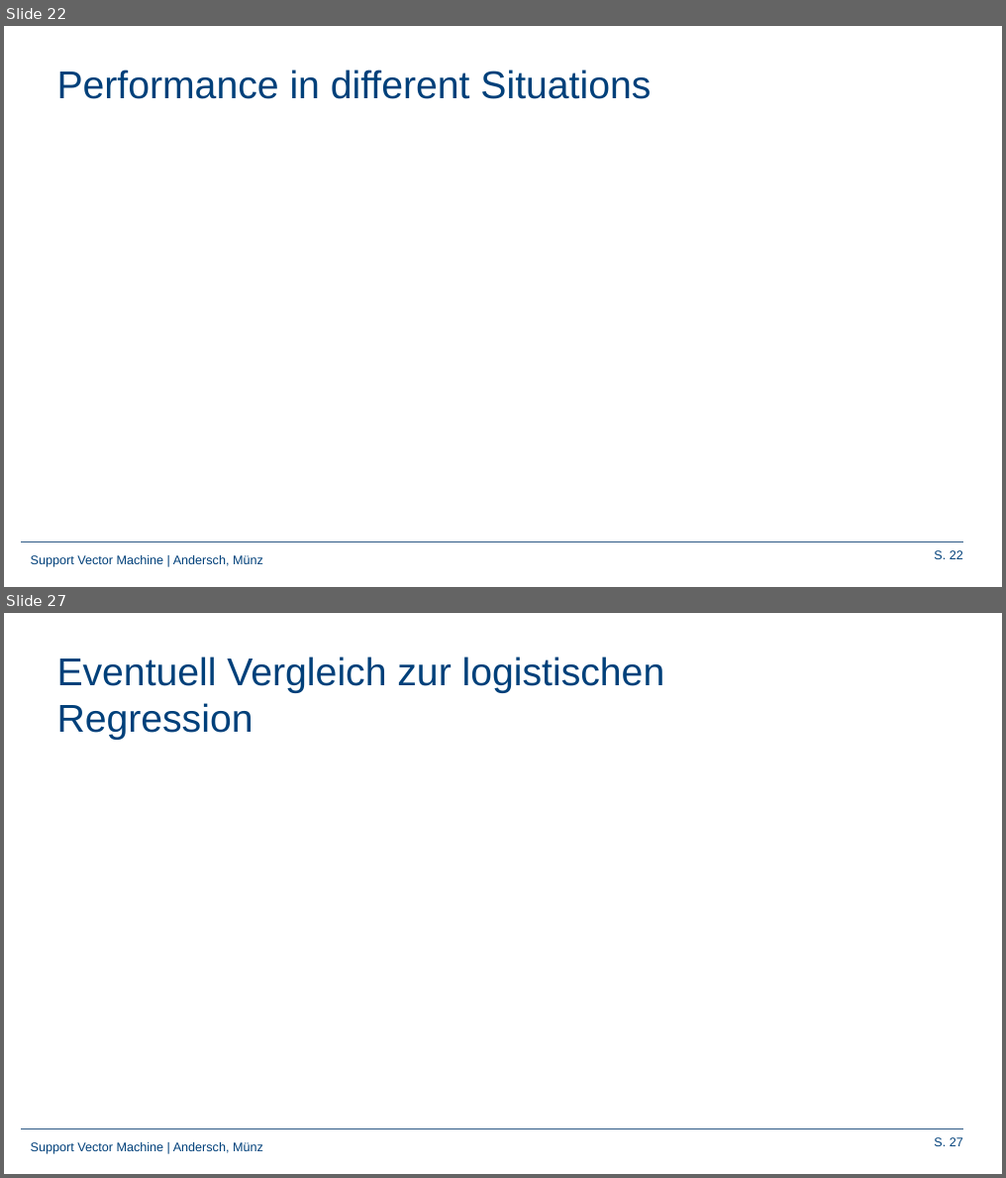
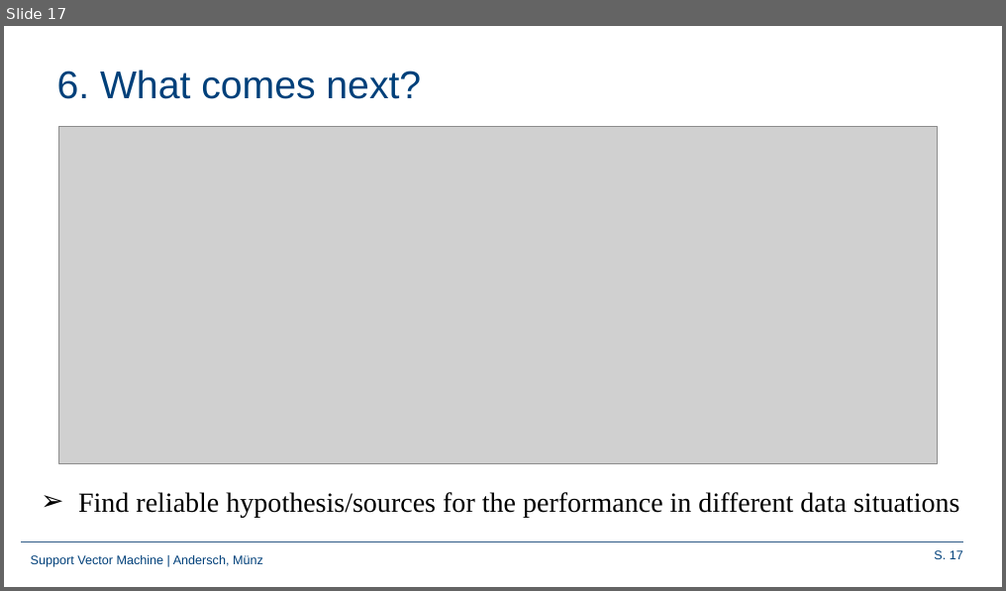
Before and after one commit to Frandersch/Statistical-Machine-Learning, a slide deck: Präsentation/Support Vector Machines.pptx. Shown one above the other, each under a label of ours: slides 22 and 27 before the commit, slide 17 after it; the slides between them are not shown. The pictures are 1006x1178 and 1006x591 pixels, drawn with LibreOffice and Linux fonts; fonts in the diff are those of the drawing; grey boxes stand for pictures; background and template pictures are left out. Boxes give left, top, right and bottom in pixels: in the first picture for what was removed or moved away, otherwise in the second. Text is boxed around its words. In the diff, an @@ line names an element or a change of style, - is before the commit and + after.

```diff
--- a/Präsentation/Support Vector Machines.pptx
+++ b/Präsentation/Support Vector Machines.pptx
@@ slide 27 removed at box(4, 613, 1002, 1174), background #FFFFFF; not listed: 3 template elements that a slide beside it also shows @@
@@ title removed at box(57, 657, 665, 740) @@
-Eventuell Vergleich zur logistischen Regression
@@ what was slide 22 is now slide 17 @@
@@ slide 17 changed as well @@
@@ title at box(57, 70, 421, 99): text changed @@
-Performance in different Situations
+6. What comes next?
@@ picture added at box(58, 127, 937, 465) @@
@@ text added at box(78, 492, 959, 517), 20 pt, text #000000 @@
+➢ Find reliable hypothesis/sources for the performance in different data situations
@@ page number at box(934, 551, 963, 560): text changed @@
-S. 22
+S. 17
```
Also in this commit, not shown: 13 other slides changed, 4 slides added, 5 other slides removed.
